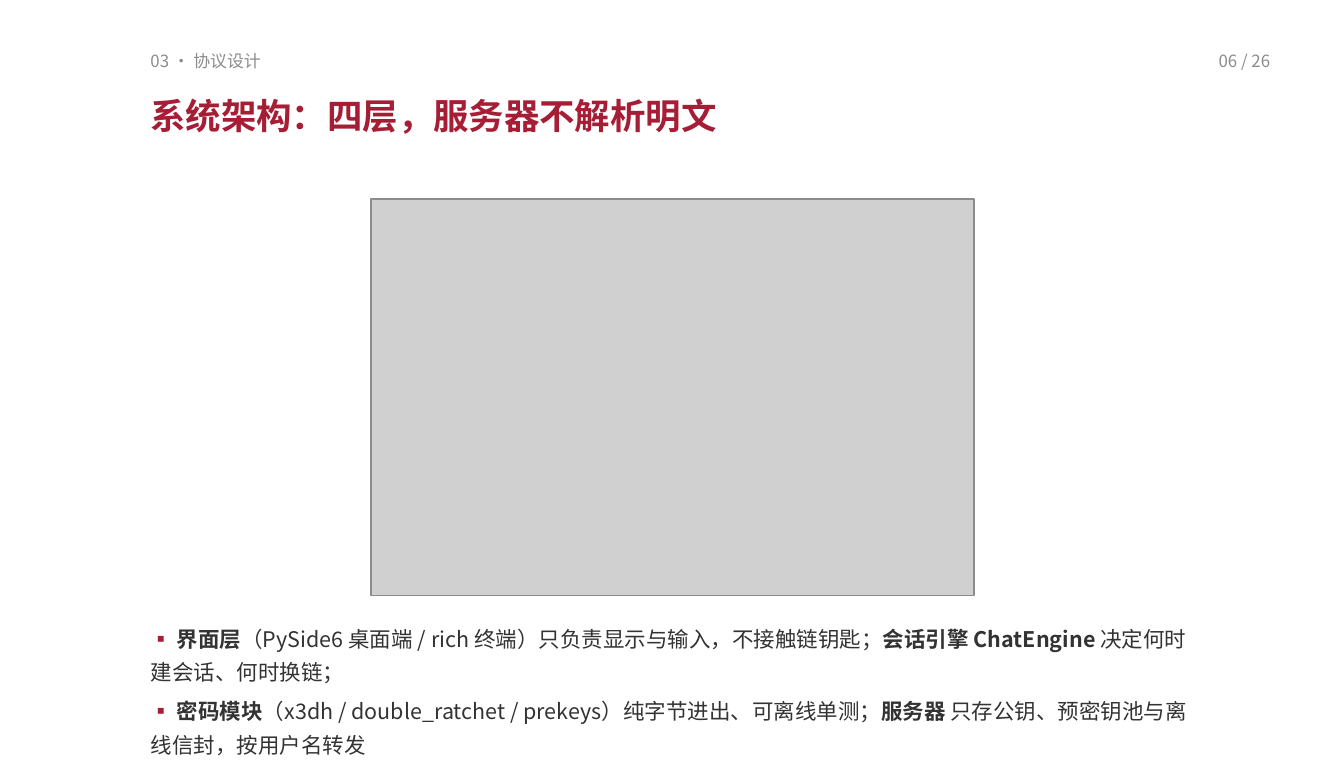
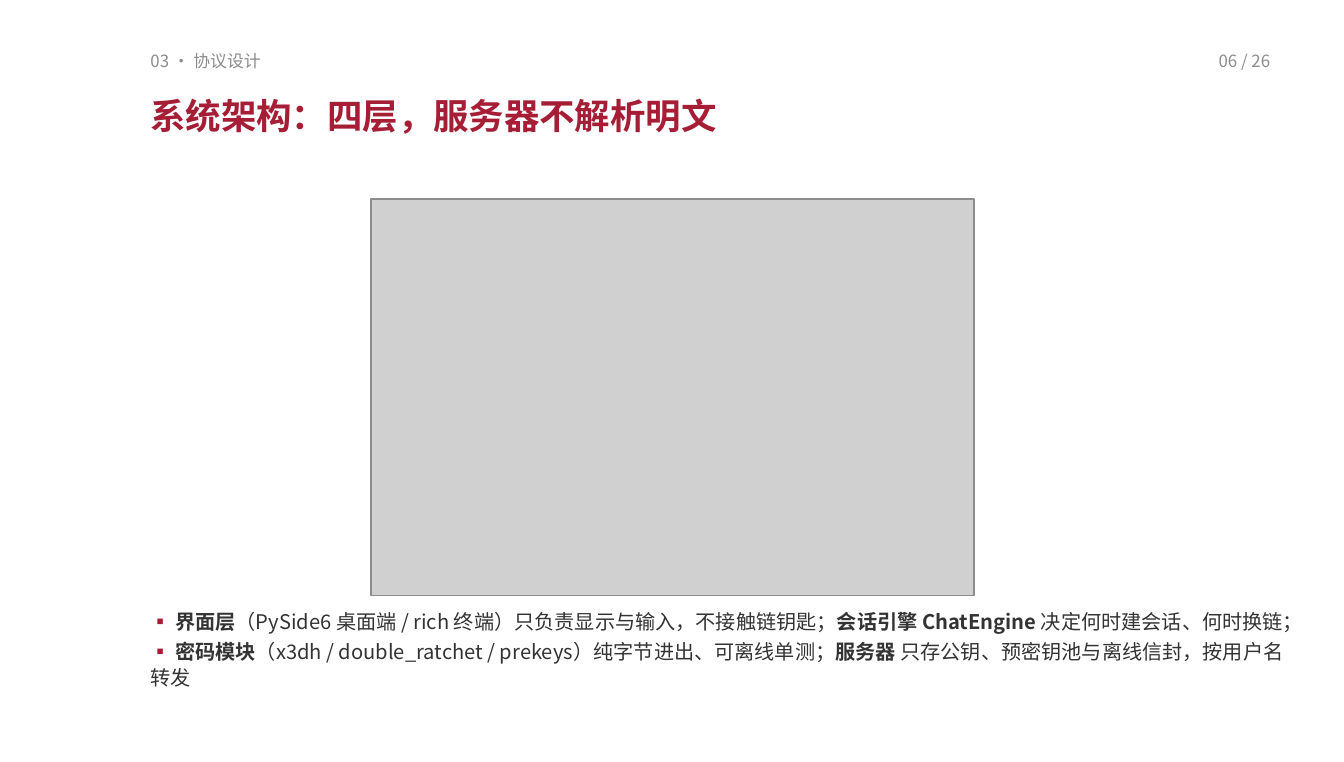
Before and after one commit to TomHaoZi/ECNUchat, a slide deck: slide 6 of 中期汇报/ECNUchat-中期汇报.pptx. Drawn at 1344x762 pixels with LibreOffice and Linux fonts; fonts in the diff are those of the drawing; grey boxes stand for pictures. Boxes give left, top, right and bottom in pixels: in the first picture for what was removed or moved away, otherwise in the second. Text is boxed around its words. In the diff, an @@ line names an element or a change of style, - is before the commit and + after.

Commit message:
Fix slide overflow (slides 6/10/13/16) and add team members to cover

```diff
--- a/中期汇报/ECNUchat-中期汇报.pptx
+++ b/中期汇报/ECNUchat-中期汇报.pptx
@@ text "▪ 界面层（PySide6 桌面端 / rich ...": place and size @@
-text "▪ 界面层（PySide6 桌面端 / rich ..." at [151, 628, 1186, 755]
+text "▪ 界面层（PySide6 桌面端 / rich ..." at [151, 612, 1303, 687]
@@ text "▪ 界面层（PySide6 桌面端 / rich ..." at [151, 612, 1303, 687]: size 11.5 to 10.8 pt; line spacing 1.3 to 1.08; less space between paragraphs @@
```
Also in this commit, not shown: 9 other slides changed, 2 other files.
